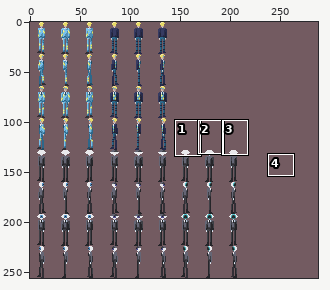
Two versions of one sprite sheet, Yume Nikki Fangame/CharSet/mel_charas.png. The picture above shows the old version from afar; the outline marks the close-up.
Close-up. As it was:
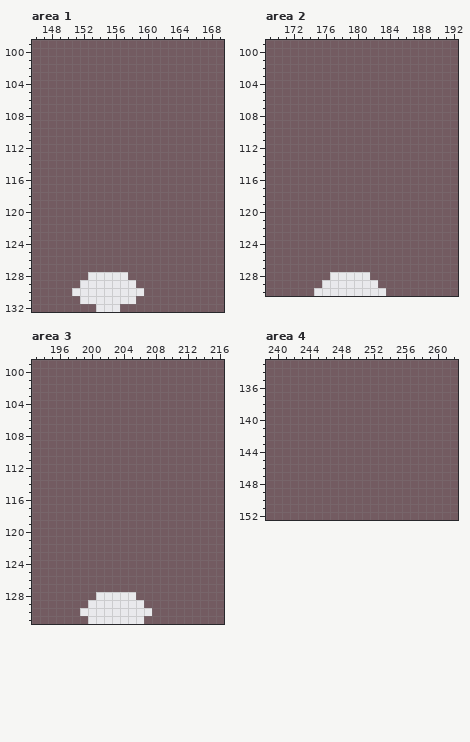
The file is 288x256 pixels. Colours within 5 levels of each other are drawn and written as one. Shown: area 1: x 146..169, y 99..132; area 2: x 169..192, y 99..130; area 3: x 193..216, y 99..131; area 4: x 239..262, y 133..152. The commit also changed other parts of the picture, which this record leaves out.
After the commit:
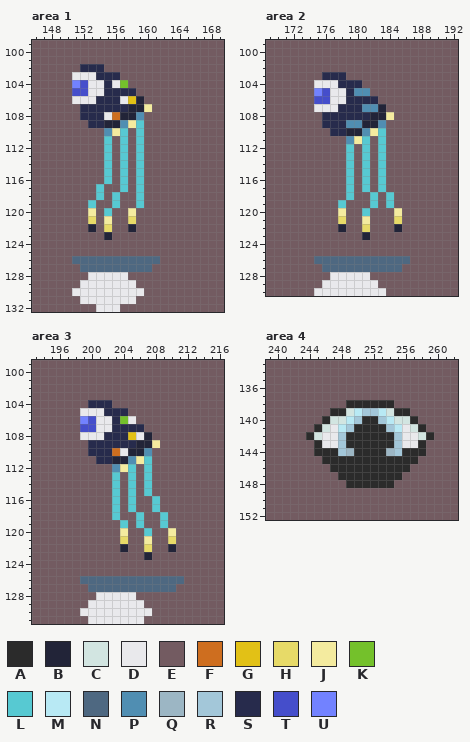
Palette (. is transparent): A #2b2b2b  B #222438  C #d2e5e1  D #e9e9ec  E #735b61  F #ce6e1f  G #e2c116  H #e7da68  J #f4eb9f  K #74c12b  L #57c9d2  M #b8e9f4  N #4e6881  P #508eb2  Q #9cb6c4  R #a3c7d9  S #272b4c  T #454ecb  U #7282ff
Change:
Changed rows in their new state; - is an unchanged pixel.
Area 1:
first column x 151:
102 -SSS-------
103 DDDSSS-----
104 UTDDSDK----
105 TTDDSSSS---
106 DDDSSSDGB--
107 -SSSSSSBBJ-
108 -SSSDFBBP--
109 --SSBBPJL--
110 ----PJL-L--
111 ----L-L-L--
112 ----L-L-L--
113 ----L-L-L--
114 ----L-L-L--
115 ----L-L-L--
116 ----L-L-L--
117 ---L--L-L--
118 ---L-L--L--
119 --L--L--L--
120 --J-L--J---
121 --H-J--H---
122 --B-H--B---
123 ----B------
126 NNNNNNNNNNN
127 -NNNNNNNNN-
Area 2:
first column x 175:
103 -SSS--------
104 DDDSSS------
105 UTDDSPP-----
106 TTDDSSSS----
107 DDDSSSPPB---
108 -SSSSSSBBJ--
109 -SSSPPBBP---
110 --SSBBPJL---
111 ----PJL-L---
112 ----L-L-L---
113 ----L-L-L---
114 ----L-L-L---
115 ----L-L-L---
116 ----L-L-L---
117 ----L-L-L---
118 ----L--L-L--
119 ---L---L-L--
120 ---J--L---J-
121 ---H--J---H-
122 ---B--H---B-
123 ------B-----
126 NNNNNNNNNNNN
127 -NNNNNNNNNN-
Area 3:
first column x 199:
104 -SSS---------
105 DDDSSS-------
106 UTDDSKD------
107 TTDDSSSS-----
108 DDDSSSGDB----
109 -SSSSSSBBJ---
110 -SSSFDBBP----
111 --SSBBPJL----
112 ----PJL-L----
113 ----L-L-L----
114 ----L-L-L----
115 ----L-L-L----
116 ----L-L--L---
117 ----L-L--L---
118 ----L--L--L--
119 -----L-L--L--
120 -----J--L--J-
121 -----H--J--H-
122 -----B--H--B-
123 --------B----
126 NNNNNNNNNNNNN
127 -NNNNNNNNNNN-
Area 4:
first column x 244:
138 -----AAAAAA-----
139 ---AACMRRMCAA---
140 --ACCMRAARMCCA--
141 -ACDMRAAAARMDCA-
142 ACDDRAAAAAARDDCA
143 -ADDRAAAAAARDDA-
144 -AAARQAAAAQRAAA-
145 --AAAAAAAAAAAA--
146 ---AAAAAAAAAA---
147 ----AAAAAAAA----
148 -----AAAAAA-----
Pixel boxes of the changes (left, top, right, bottom) in both close-ups:
changed: (72, 64, 160, 272)
changed: (314, 72, 410, 272)
changed: (80, 400, 184, 592)
changed: (306, 400, 434, 488)
